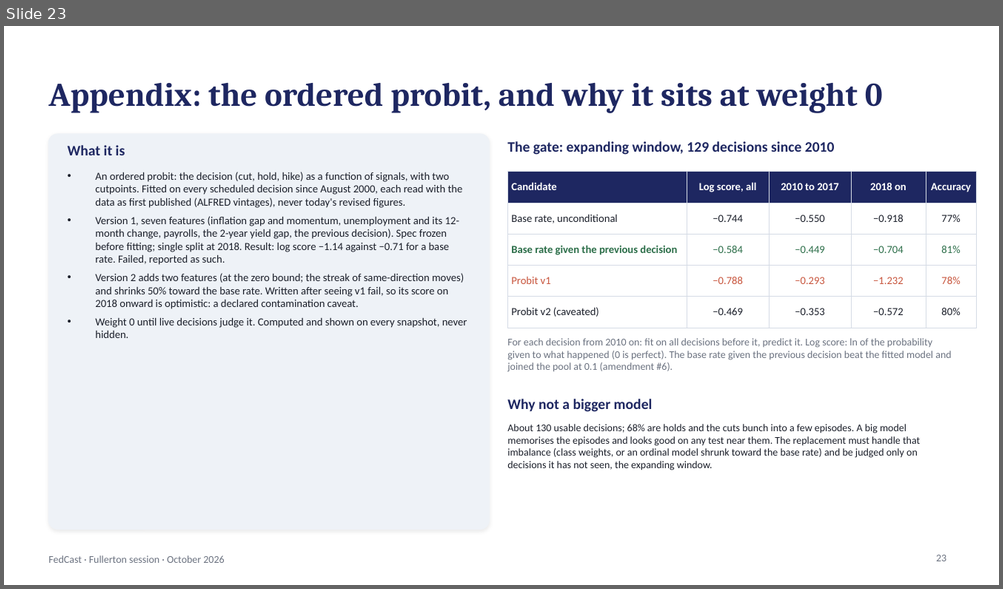
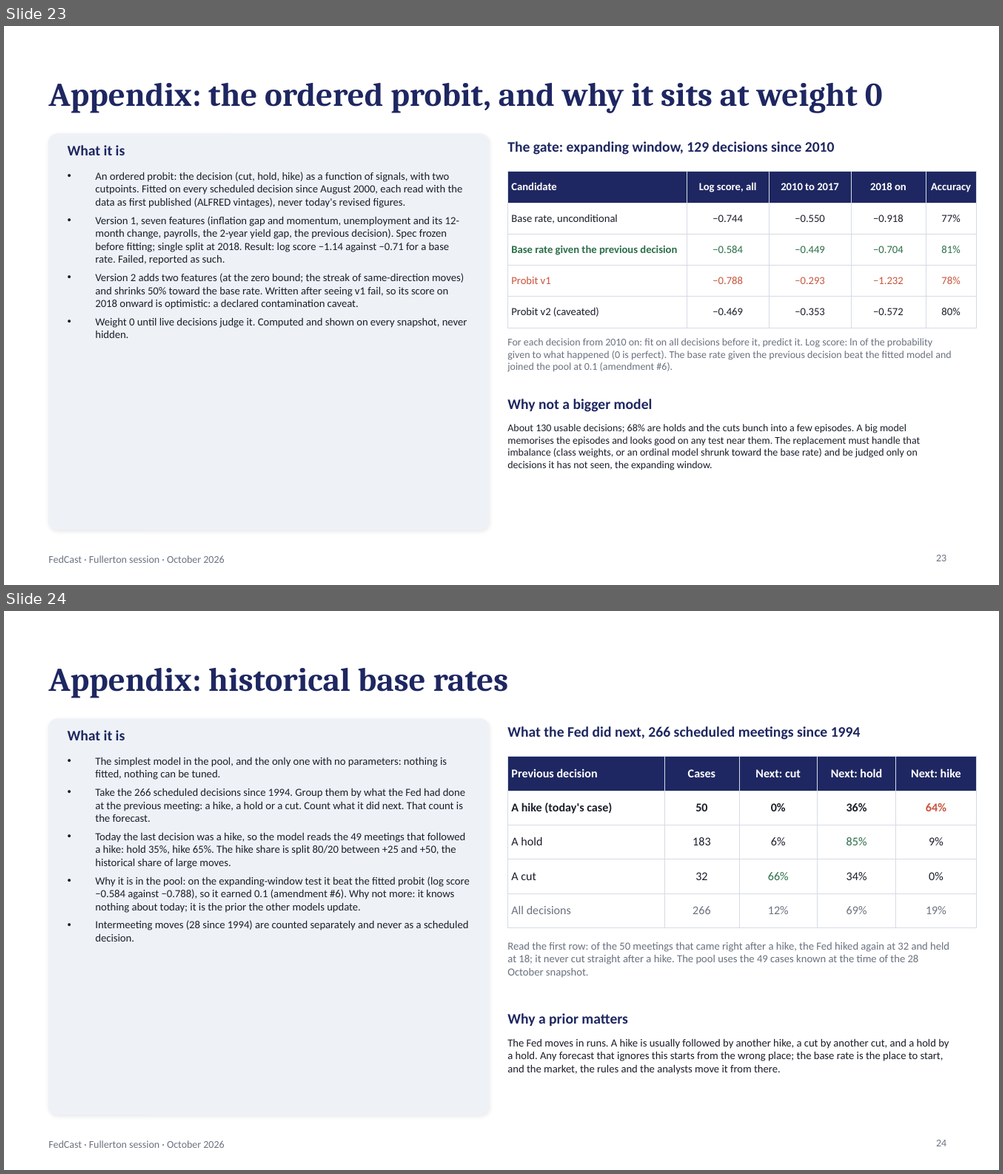
Before and after one commit to kmt112/fed-forecast, a slide deck: docs/FedCast_Fullerton.pptx. Shown one above the other, each under a label of ours: slide 23 before the commit, slides 23 and 24 after it. The pictures are 1003x589 and 1003x1174 pixels, drawn with LibreOffice and Linux fonts; fonts in the diff are those of the drawing. Boxes give left, top, right and bottom in pixels: in the first picture for what was removed or moved away, otherwise in the second. Text is boxed around its words. In the diff, an @@ line names an element or a change of style, - is before the commit and + after.

```diff
--- a/docs/FedCast_Fullerton.pptx
+++ b/docs/FedCast_Fullerton.pptx
@@ slide 24 added at (x1=4, y1=611, x2=999, y2=1170), background #FFFFFF; not listed: 1 template element that a slide beside it also shows @@
@@ title added at (x1=48, y1=668, x2=509, y2=698), 32 pt, text #1E2761, bold @@
+Appendix: historical base rates
@@ rounded rectangle added at (x1=48, y1=719, x2=489, y2=1115), fill #EEF2F7, outline #EEF2F7 1 pt @@
@@ text added at (x1=68, y1=730, x2=125, y2=741), 14 pt, text #1E2761, bold @@
+What it is
@@ text added at (x1=507, y1=726, x2=860, y2=740), 14 pt, text #1E2761, bold @@
+What the Fed did next, 266 scheduled meetings since 1994
@@ text added at (x1=95, y1=757, x2=469, y2=942), 10.5 pt, text #1B1F2A @@
+• The simplest model in the pool, and the only one with no parameters: nothing is fitted, nothing can be tuned.
+• Take the 266 scheduled decisions since 1994. Group them by what the Fed had done at the previous meeting: a hike, a hold or a cut. Count what it did next. That count is the forecast.
+• Today the last decision was a hike, so the model reads the 49 meetings that followed a hike: hold 35%, hike 65%. The hike share is split 80/20 between +25 and +50, the historical share of large moves.
+• Why it is in the pool: on the expanding-window test it beat the fitted probit (log score −0.584 against −0.788), so it earned 0.1 (amendment #6). Why not more: it knows nothing about today; it is the prior the other models update.
+• Intermeeting moves (28 since 1994) are counted separately and never as a scheduled decision.
@@ table added at (x1=508, y1=757, x2=976, y2=917), 5 rows, 5 columns @@
+Previous decision | Cases | Next: cut | Next: hold | Next: hike
+A hike (today's case) | 50 | 0% | 36% | 64%
+A hold | 183 | 6% | 85% | 9%
+A cut | 32 | 66% | 34% | 0%
+All decisions | 266 | 12% | 69% | 19%
@@ text added at (x1=507, y1=943, x2=949, y2=978), 10.5 pt, text #6B7280 @@
+Read the first row: of the 50 meetings that came right after a hike, the Fed hiked again at 32 and held at 18; it never cut straight after a hike. The pool uses the 49 cases known at the time of the 28 October snapshot.
@@ text added at (x1=507, y1=1014, x2=628, y2=1026), 14 pt, text #1E2761, bold @@
+Why a prior matters
@@ text added at (x1=507, y1=1039, x2=948, y2=1075), 10.5 pt, text #1B1F2A @@
+The Fed moves in runs. A hike is usually followed by another hike, a cut by another cut, and a hold by a hold. Any forecast that ignores this starts from the wrong place; the base rate is the place to start, and the market, the rules and the analysts move it from there.
@@ page number added at (x1=936, y1=1140, x2=946, y2=1147), 10 pt, text #6B7280 @@
+24
```
Also in this commit, not shown: 3 slides changed, 2 other files.
